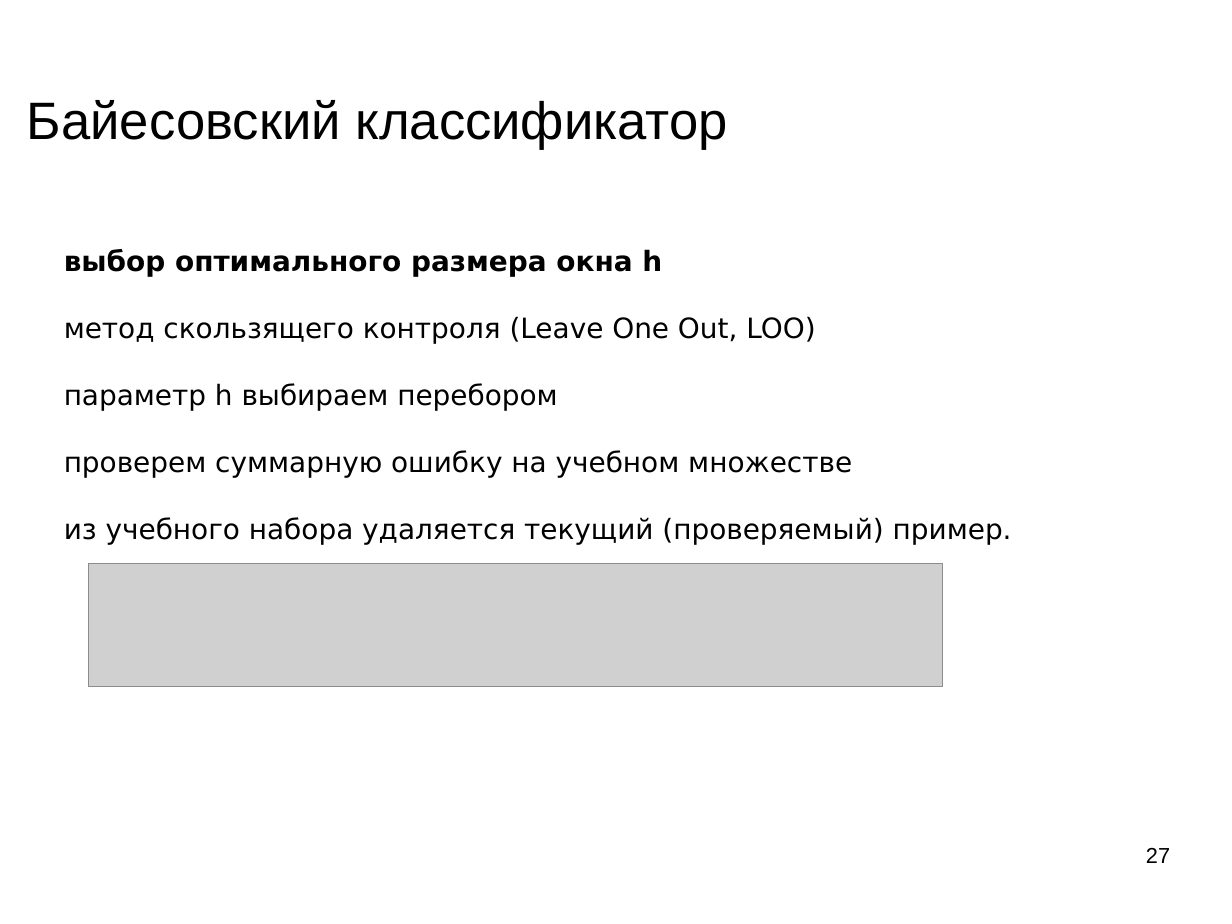
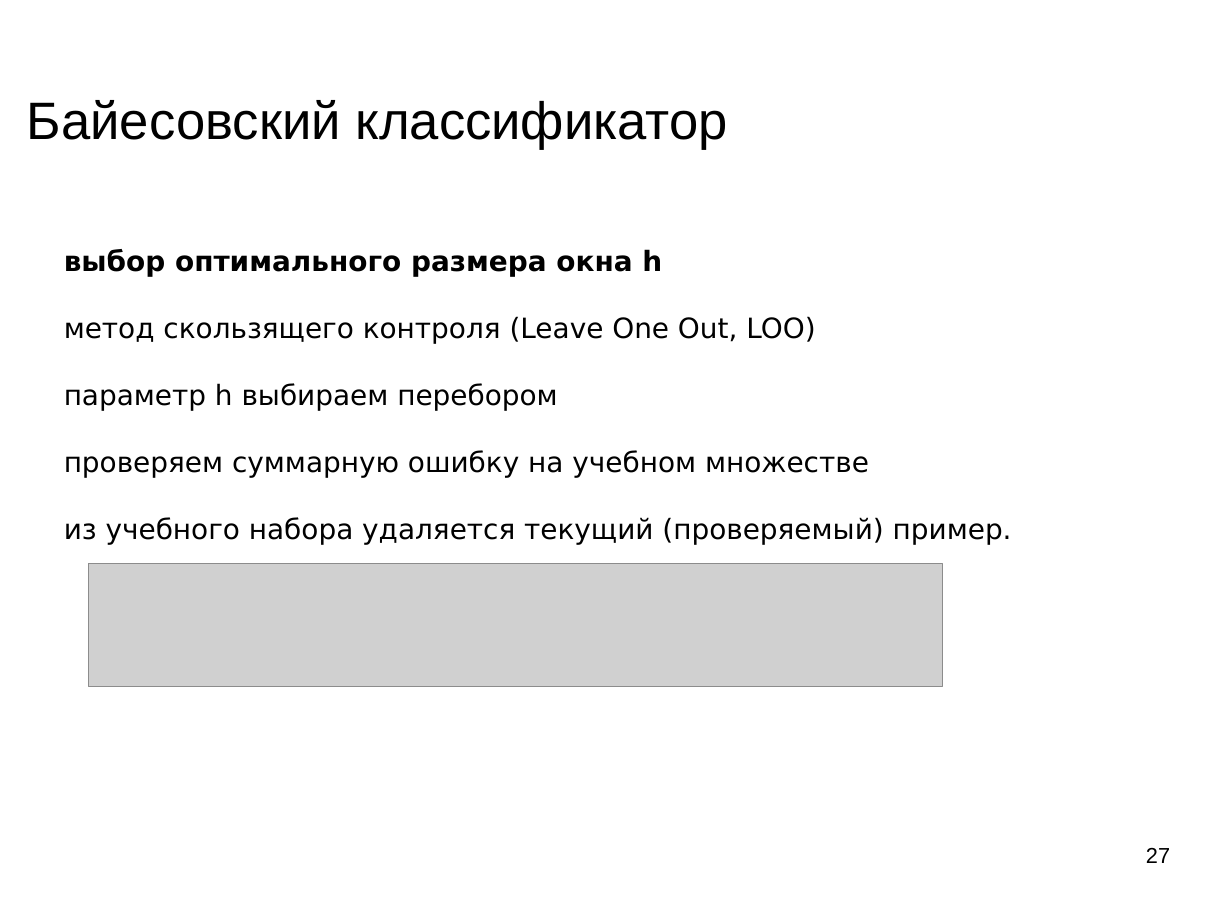
Before and after one commit to mechanoid5/ml_lectorium_legacy, a slide deck: slide 27 of 04-bayes.odp. Drawn at 1232x924 pixels with LibreOffice and Linux fonts; fonts in the diff are those of the drawing; grey boxes stand for pictures; background and template pictures are left out. Boxes give left, top, right and bottom in pixels: in the first picture for what was removed or moved away, otherwise in the second. Text is boxed around its words. In the diff, an @@ line names an element or a change of style, - is before the commit and + after.

```diff
--- a/04-bayes.odp
+++ b/04-bayes.odp
@@ text at <box>64,450,869,477</box>: text changed @@
-проверем суммарную ошибку на учебном множестве
+проверяем суммарную ошибку на учебном множестве
```
Also in this commit, not shown: 10 other slides changed, 8 slides added, 2 slides removed, 5 other files.
